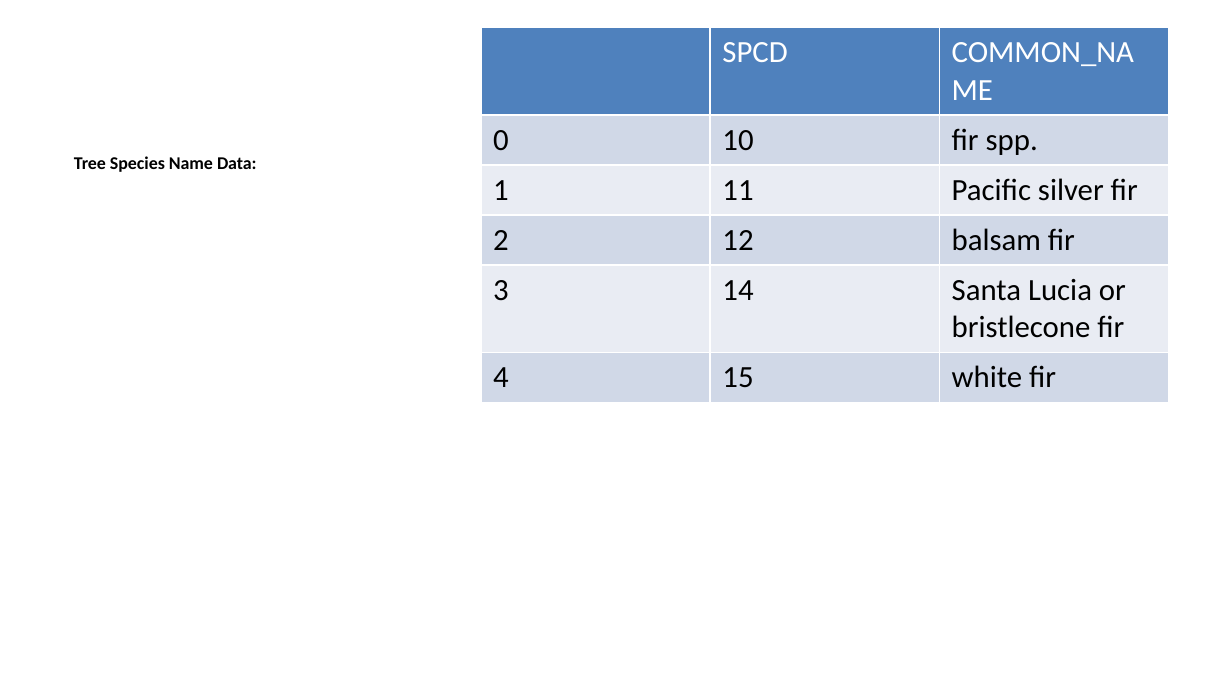
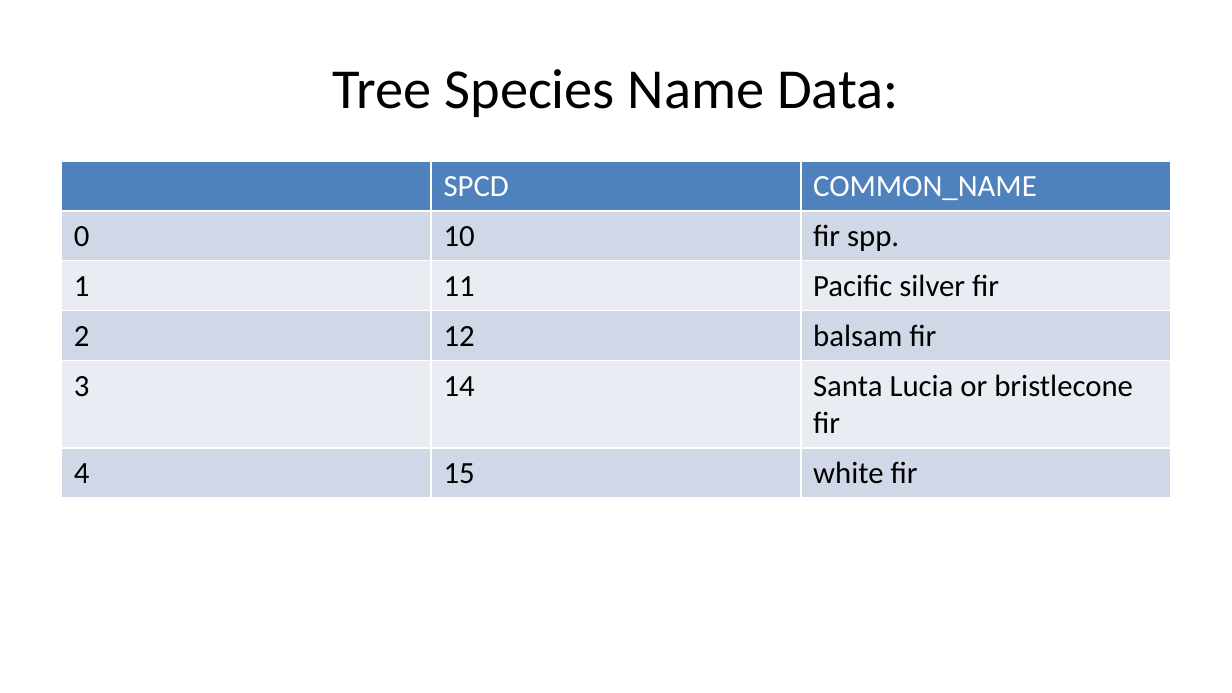
Before and after one commit to deancallahan25/Redwood-Analytics-Portfolio, a slide deck: slide 15 of Project-3/individual-models/data/presentation.pptx (slide 12 before the commit). Drawn at 1232x693 pixels with LibreOffice and Linux fonts; fonts in the diff are those of the drawing. Boxes give left, top, right and bottom in pixels: in the first picture for what was removed or moved away, otherwise in the second. Text is boxed around its words. In the diff, an @@ line names an element or a change of style, - is before the commit and + after.

```diff
--- a/Project-3/individual-models/data/presentation.pptx
+++ b/Project-3/individual-models/data/presentation.pptx
@@ title "Tree Species Name Data:": place and size @@
-title "Tree Species Name Data:" at (74, 156, 257, 172)
+title "Tree Species Name Data:" at (333, 69, 899, 117)
@@ title "Tree Species Name Data:" at (333, 69, 899, 117): size 10.5 to 33 pt, bold off; alignment left to centre; less space between paragraphs; vertical alignment top to middle @@
@@ table: place and size @@
-table at (480, 27, 1168, 617)
+table at (62, 161, 1170, 618)
```
Also in this commit, not shown: 4 other slides changed, 8 slides added, 4 slides removed, 1 other file.
